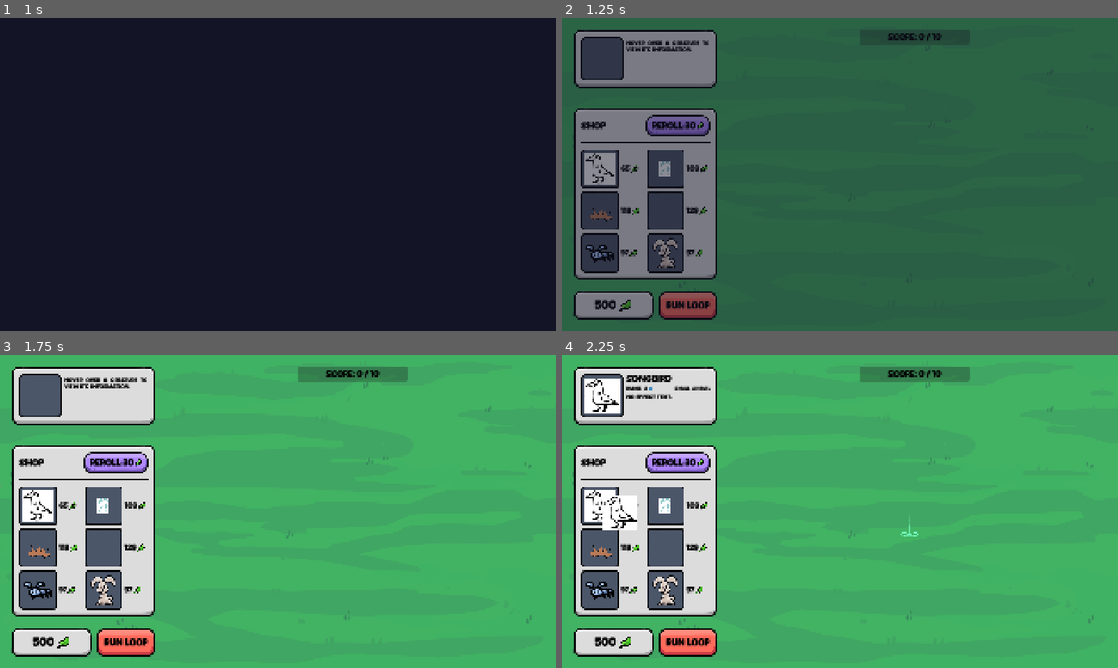
Above: before the commit, frames 1-4 (two rows, left to right).
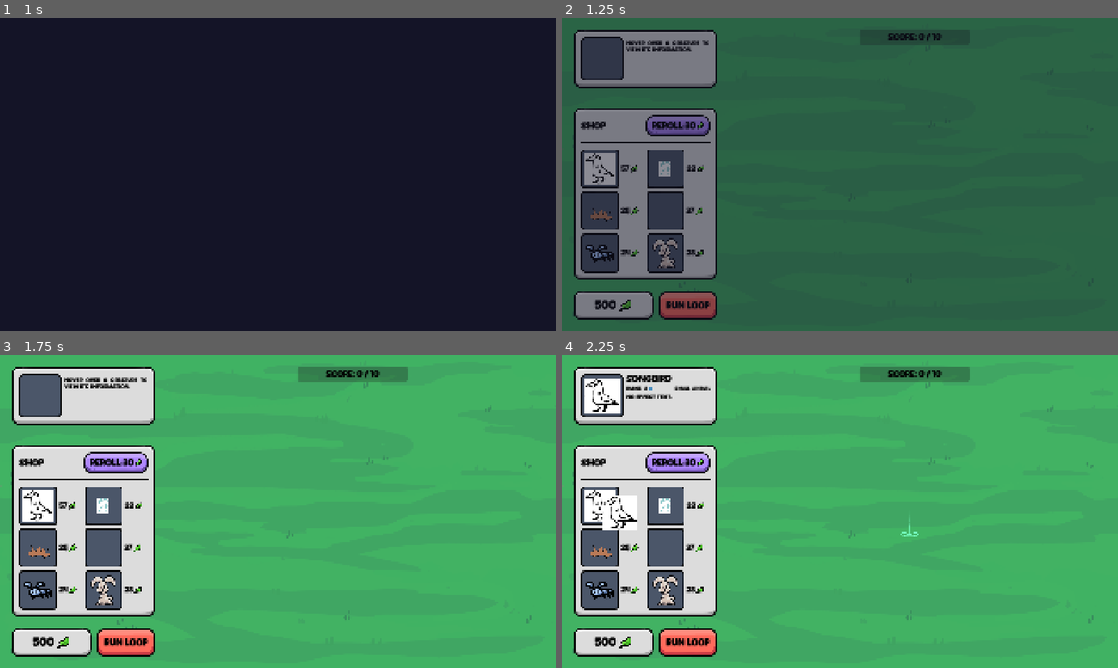
Above: after the commit, the same moments.

Repository: elliotfontaine/gmtk-2025-submission
Game: Godot game, scene res://scenes/main_menu.tscn
Same seed, same stepped clock (60 frames per second), same inputs: the game is played once before the commit and once after it. The engine's default icon, where the game draws it, is replaced by a stand-in: a white triangle on a blue panel in a dark square.
Inputs (mouse positions are in pixels of both pictures, inside the frame that each line leads up to):
- Up to frame 1 (1 s): click "play." at 0.5 s
- Up to frame 2 (1.25 s): no input
- Up to frame 3 (1.75 s): click "REROLL:30" at 1.25 s
- Up to frame 4 (2.25 s): click (612, 505) at 2.02 s

Frame 1 is identical in both runs. In frame 2, 0.2% of the frame differs, in the area x 10-27%, y 46-77%; in frame 3, 0.3%; in frame 4, 0.3%.

Commit message:
Update shop_panel.gd

Diff:
--- a/scenes/ui/shop_panel.gd
+++ b/scenes/ui/shop_panel.gd
@@ -63,7 +63,7 @@
 	var species: SpeciesResource = Constants.get_species_by_id(id)
 	var new_item: Control = ITEM_SCENE.instantiate()
 	new_item.species = species
-	new_item.price = randi_range(40,199)
+	new_item.price = randi_range(20,60)
 	add_shop_item(new_item)
 	new_item.mouse_entered.connect(_on_item_hovered.bind(new_item))
 	new_item.mouse_exited.connect(_on_item_exited.bind(new_item))
